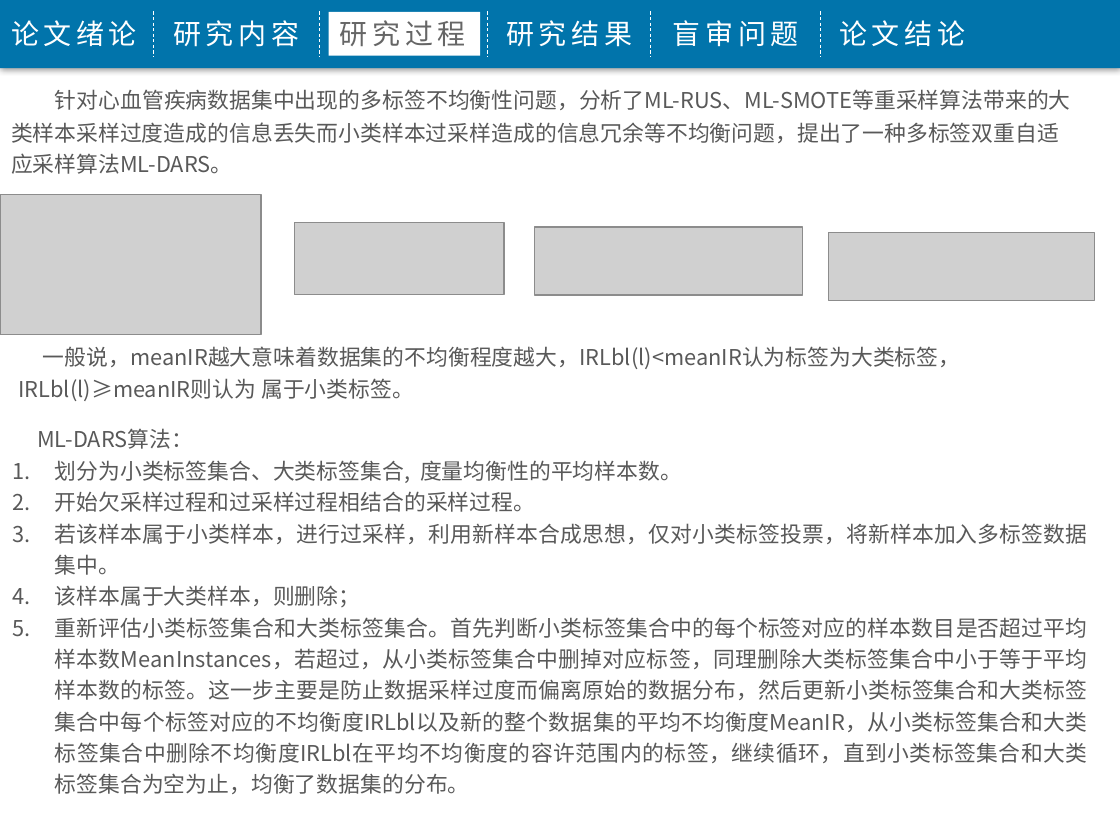
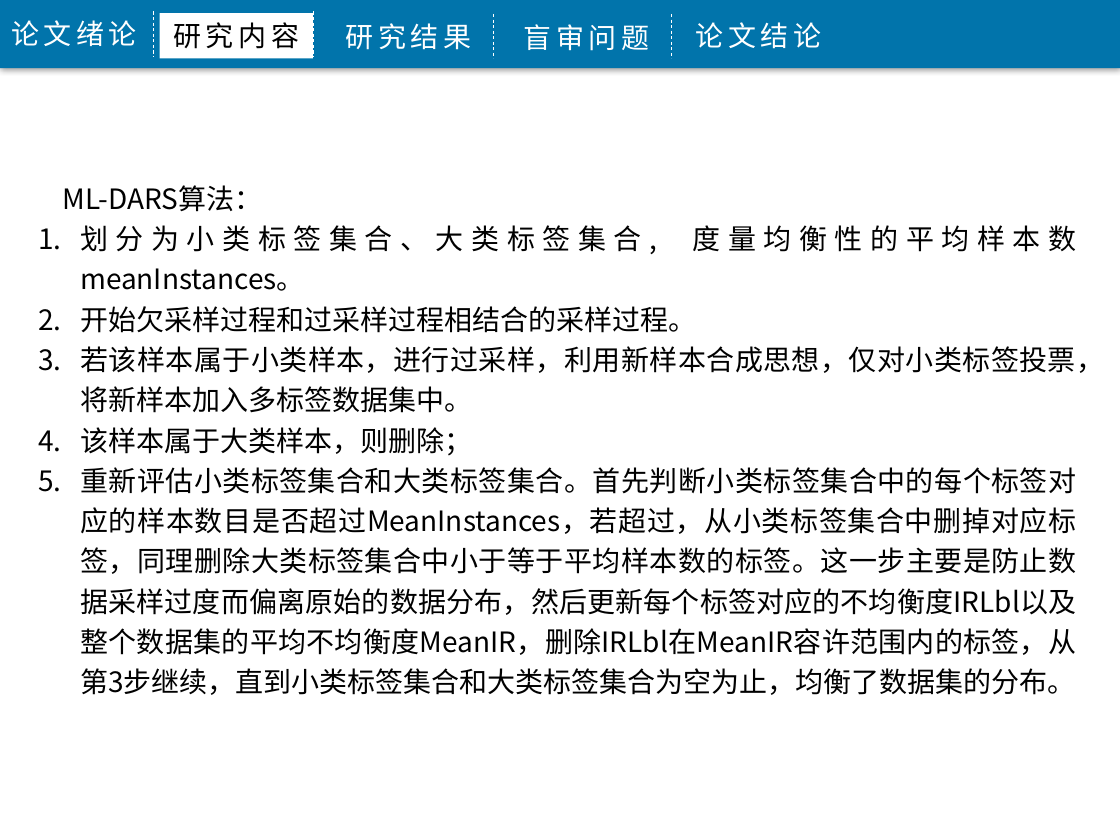
Before and after one commit to j1611328786/Big-Data, a slide deck: slide 17 of 程敬-3115316010-5085班毕业答辩.pptx (slide 14 before the commit). Drawn at 1120x840 pixels with LibreOffice and Linux fonts; fonts in the diff are those of the drawing; grey boxes stand for pictures; background and template pictures are left out. Boxes give left, top, right and bottom in pixels: in the first picture for what was removed or moved away, otherwise in the second. Text is boxed around its words. In the diff, an @@ line names an element or a change of style, - is before the commit and + after.

```diff
--- a/程敬-3115316010-5085班毕业答辩.pptx
+++ b/程敬-3115316010-5085班毕业答辩.pptx
@@ rectangle "研究内容": place and size @@
-rectangle "研究内容" at [173, 20, 299, 47]
+rectangle "研究内容" at [160, 13, 314, 58]
@@ rectangle "研究内容" at [160, 13, 314, 58]: text colour #FFFFFF to #000000; fill none to #FFFFFF @@
@@ line moved from (487, 11) - (487, 56) to (312, 11) - (312, 56) @@
@@ line removed from (319, 11) to (319, 56) @@
@@ rectangle removed at [328, 12, 479, 56] @@
@@ text "研究结果": place and size @@
-text "研究结果" at [506, 20, 632, 47]
+text "研究结果" at [346, 23, 472, 50]
@@ text removed at [340, 20, 466, 46] @@
-研究过程
@@ line moved from (651, 11) - (651, 56) to (493, 13) - (493, 58) @@
@@ text "盲审问题": place and size @@
-text "盲审问题" at [673, 20, 799, 47]
+text "盲审问题" at [523, 24, 649, 51]
@@ line moved from (821, 11) - (821, 56) to (671, 13) - (671, 58) @@
@@ text "论文结论": place and size @@
-text "论文结论" at [839, 20, 965, 47]
+text "论文结论" at [696, 22, 822, 49]
@@ text removed at [11, 89, 1071, 174] @@
-针对心血管疾病数据集中出现的多标签不均衡性问题，分析了ML-RUS、ML-SMOTE等重采样算法带来的大类样本采样过度造成的信息丢失而小类样本过采样造成的信息冗余等不均衡问题，提出了一种多标签双重自适应采样算法ML-DARS。
@@ text "ML-DARS算法：": place and size @@
-text "ML-DARS算法：" at [37, 428, 1088, 794]
+text "ML-DARS算法：" at [63, 185, 1104, 695]
@@ picture removed at [0, 195, 261, 335] @@
@@ text at [63, 185, 1104, 456]: size 14 to 18 pt, text colour #595959 to #000000 in "ML-DARS算法：", "开始欠采样过程和过采样过程相结合的采样过程。", "若该样本属于小类样本，进行过采样，利用新样本合成思想，仅对小类标签投票，将新样本加入多标签数据集中。", "该样本属于大类样本，则删除；" @@
@@ text at [80, 225, 1076, 291]: text changed; size 14 to 18 pt; text colour #595959 to #000000 @@
-1. 划分为小类标签集合、大类标签集合, 度量均衡性的平均样本数。
+1. 划分为小类标签集合、大类标签集合, 度量均衡性的平均样本数meanInstances。
@@ picture removed at [295, 223, 504, 296] @@
@@ picture removed at [535, 227, 803, 296] @@
@@ picture removed at [829, 232, 1094, 300] @@
@@ text removed at [18, 346, 960, 401] @@
-一般说，meanIR越大意味着数据集的不均衡程度越大，IRLbl(l)<meanIR认为标签为大类标签，IRLbl(l)≥meanIR则认为 属于小类标签。
@@ text at [80, 467, 1076, 695]: text changed; size 14 to 18 pt; text colour #595959 to #000000 @@
-5. 重新评估小类标签集合和大类标签集合。首先判断小类标签集合中的每个标签对应的样本数目是否超过平均样本数MeanInstances，若超过，从小类标签集合中删掉对应标签，同理删除大类标签集合中小于等于平均样本数的标签。这一步主要是防止数据采样过度而偏离原始的数据分布，然后更新小类标签集合和大类标签集合中每个标签对应的不均衡度IRLbl以及新的整个数据集的平均不均衡度MeanIR，从小类标签集合和大类标签集合中删除不均衡度IRLbl在平均不均衡度的容许范围内的标签，继续循环，直到小类标签集合和大类标签集合为空为止，均衡了数据集的分布。
+5. 重新评估小类标签集合和大类标签集合。首先判断小类标签集合中的每个标签对应的样本数目是否超过MeanInstances，若超过，从小类标签集合中删掉对应标签，同理删除大类标签集合中小于等于平均样本数的标签。这一步主要是防止数据采样过度而偏离原始的数据分布，然后更新每个标签对应的不均衡度IRLbl以及整个数据集的平均不均衡度MeanIR，删除IRLbl在MeanIR容许范围内的标签，从第3步继续，直到小类标签集合和大类标签集合为空为止，均衡了数据集的分布。
```
Also in this commit, not shown: 17 other slides changed, 7 slides added, 3 slides removed, 1 other file.
